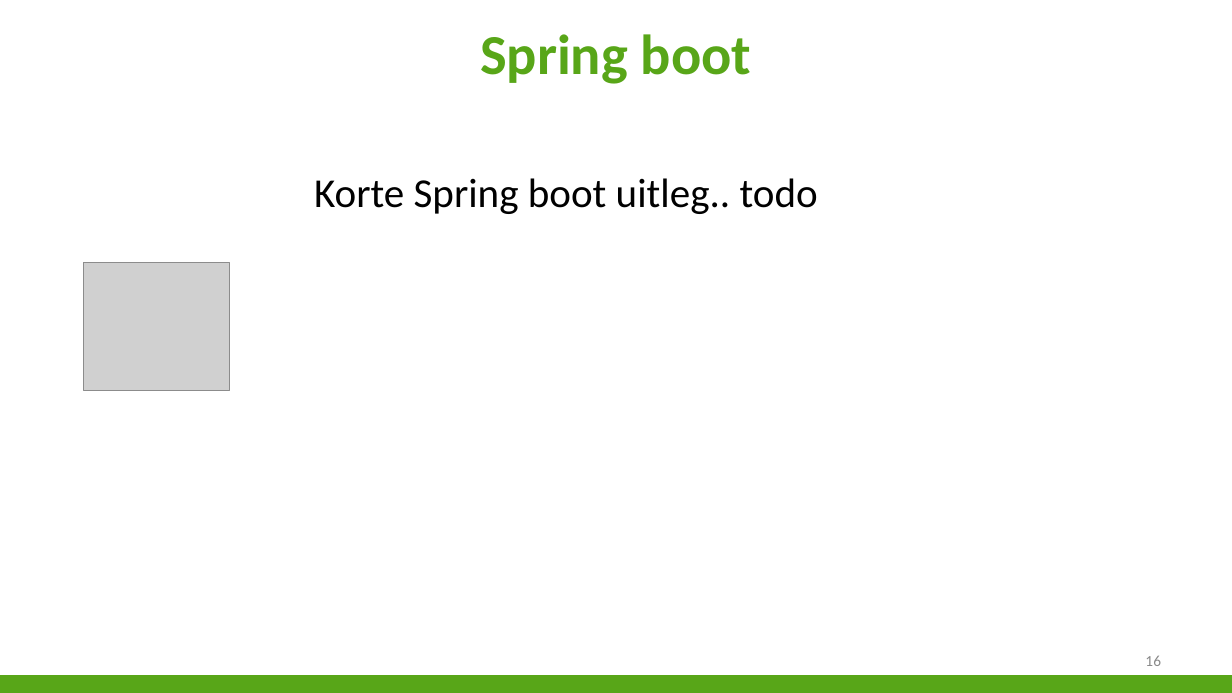
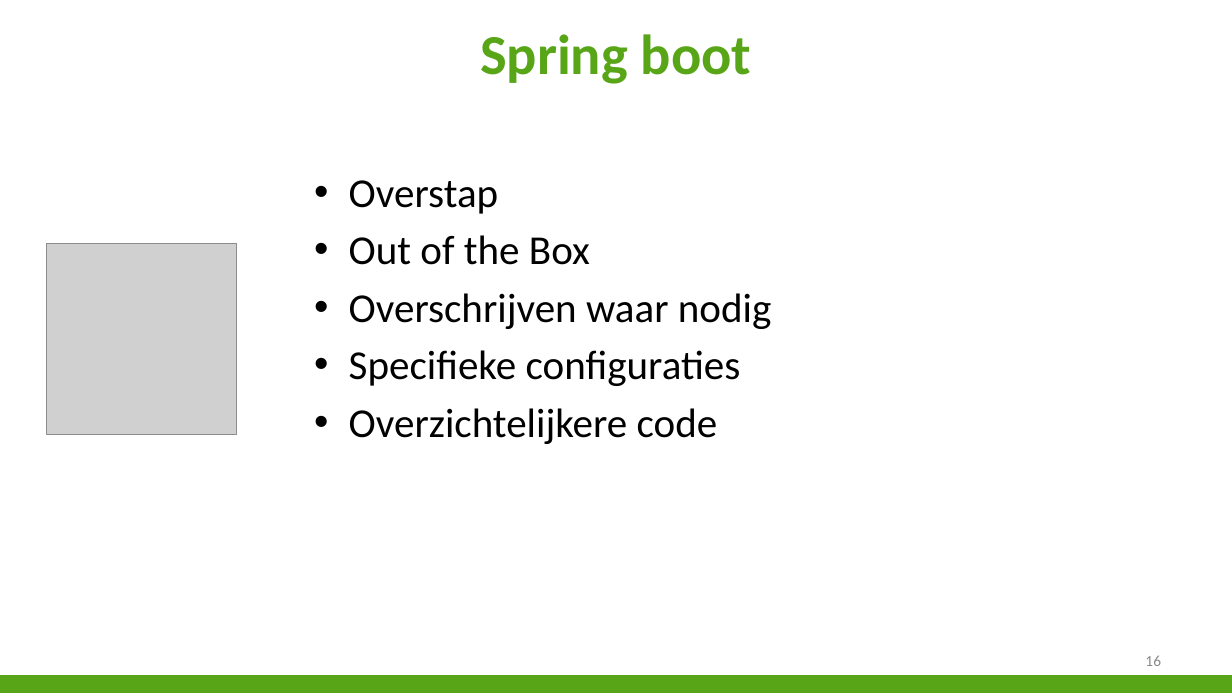
Before and after one commit to niekvandael/iTalent, a slide deck: slide 16 of italent/documents/Presentatie/Presentatie.pptx. Drawn at 1232x693 pixels with LibreOffice and Linux fonts; fonts in the diff are those of the drawing; grey boxes stand for pictures; background and template pictures are left out. Boxes give left, top, right and bottom in pixels: in the first picture for what was removed or moved away, otherwise in the second. Text is boxed around its words. In the diff, an @@ line names an element or a change of style, - is before the commit and + after.

```diff
--- a/italent/documents/Presentatie/Presentatie.pptx
+++ b/italent/documents/Presentatie/Presentatie.pptx
@@ text at (x1=349, y1=180, x2=771, y2=444): text changed @@
-Korte Spring boot uitleg.. todo
+• Overstap
+• Out of the Box
+• Overschrijven waar nodig
+• Specifieke configuraties
+• Overzichtelijkere code
@@ picture resized from (x1=84, y1=262, x2=229, y2=391) to (x1=46, y1=243, x2=238, y2=434) @@
```
Also in this commit, not shown: 3 other slides changed, 1 slide added, 1 slide removed.
